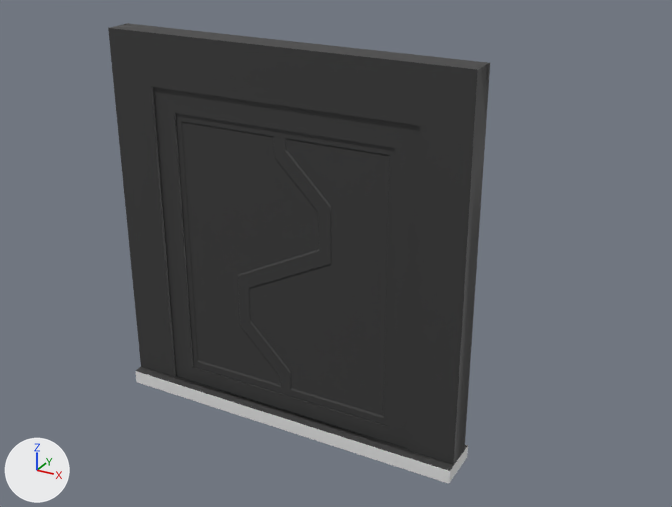
Before and after pictures for a commit that changed the FBX model Assets/Prefabs/WallPrefabs/Wall2.fbx.
The view is the same before and after, from a 50 mm lens placed at (9.38, 30.03, 11.43), pointed at (0.91, 45.43, 3.72). Lighting does not change. The marker at lower left points along +X, +Y and +Z. The first picture is the older version. Where no turn or scale is listed for an object, it has been applied to the vertices.

The first picture shows 'DoorFrame2', 'DoorFrameFloor2', 'DoorFrameFloorHitbox2', 'DoorLeft1', 'DoorRight1'.
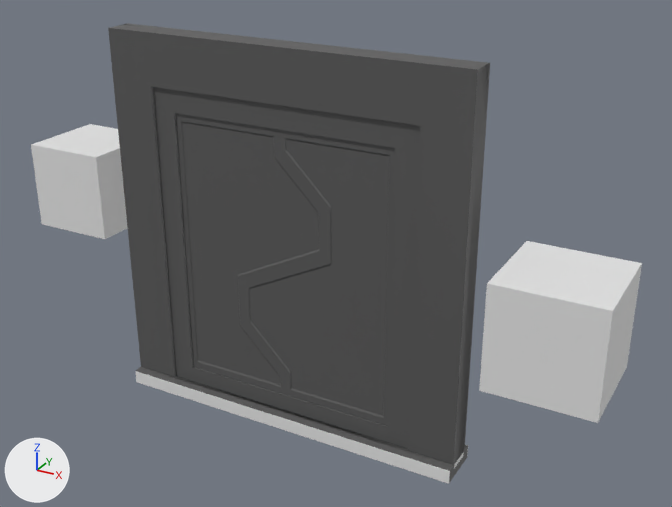
The newer file is also turned or shifted as a whole; pictures and numbers use the older file's frame.

Pixel boxes (x1, y1, x2, y2) of what changed, in the pictures (672 x 507 px):
'DoorFrame2', recoloured (lighter): (108, 23, 490, 465) in both
'DoorLeft1', recoloured (lighter): (243, 105, 420, 449) in both
'DoorRight1', recoloured (lighter): (153, 87, 325, 410) in both
'Lever1', added: after (479, 241, 642, 423)
'Level2', added: after (31, 124, 127, 239)
'DoorFrameFloor2', recoloured: (136, 367, 467, 471) in both

Edits to the bpy script that builds the scene:
```text
Change mat_metalblack:
    mat_metalblack.base_color: (0.04, 0.04, 0.04) -> (0.1, 0.1, 0.1)  # dark grey #383838 -> dark grey #595959
Add me_cube_770:
    me_cube_770.from_pydata(...)  # a box spanning x -1.0..1.0, y -1.0..1.0, z -1.0..1.0
Add ob_lever1:
    ob_lever1 = bpy.data.objects.new('Lever1', me_cube_770)
    ob_lever1.location = (6.0, 44.0, 4.0)
Add ob_level2:
    ob_level2 = bpy.data.objects.new('Level2', me_cube_770.copy())
    ob_level2.location = (-6.0, 46.0, 4.0)
```
